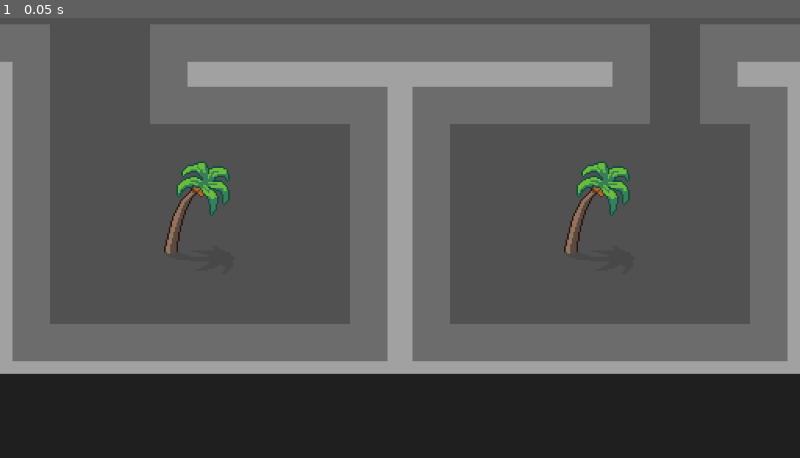
Above: before the commit, frame 1.
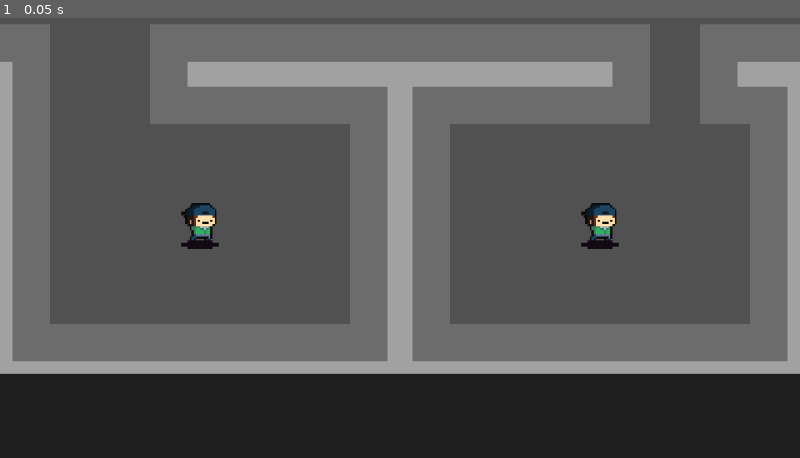
Above: after the commit, the same moment.

Repository: AlvarBer/Linked-Space
Game: Godot game, scene res://Assets/Scenes/game.tscn
Two runs of this game, one before a commit and one after it. Both use one fixed random seed, a clock stepped at 60 frames per second and the inputs below.
Inputs:
- Up to frame 1 (0.05 s): no input

The runs differ from the first frame. In frame 1, 1.8% of the frame differs, in the area x 20-79%, y 32-54%.

Commit message:
The game is not about palm trees anymore :(

Diff:
--- a/Assets/Scenes/player.tscn
+++ b/Assets/Scenes/player.tscn
@@ -1,14 +1,14 @@
 [gd_scene load_steps=4 format=2]
 
 [ext_resource path="res://Assets/Scripts/player.gd" type="Script" id=1]
-[ext_resource path="res://Assets/Graphics/PalmTree.png" type="Texture" id=2]
+[ext_resource path="res://Assets/Graphics/player.png" type="Texture" id=2]
 
 [sub_resource type="RectangleShape2D" id=1]
 
 custom_solver_bias = 0.0
-extents = Vector2( 31.4438, 32.3574 )
+extents = Vector2( 28, 28 )
 
-[node name="Player" type="Node2D"]
+[node name="Player" type="Node2D" index="0"]
 
 script = ExtResource( 1 )
 _sections_unfolded = [ "Transform" ]
@@ -17,30 +17,25 @@
 
 [node name="KinematicBody2D" type="KinematicBody2D" parent="." index="0"]
 
-position = Vector2( -3.21728, -20.3882 )
-scale = Vector2( 1.43573, 1.9411 )
+position = Vector2( -0.400033, 0.237314 )
+scale = Vector2( 0.930703, 1.1325 )
 input_pickable = false
 collision_layer = 1
 collision_mask = 1
 collision/safe_margin = 0.08
 _sections_unfolded = [ "Collision", "Pickable", "Transform", "collision" ]
 
-[node name="CollisionShape2D" type="CollisionShape2D" parent="KinematicBody2D" index="0"]
+[node name="Sprite" type="Sprite" parent="KinematicBody2D" index="0"]
 
-shape = SubResource( 1 )
-_sections_unfolded = [ "Transform" ]
-
-[node name="Sprite" type="Sprite" parent="KinematicBody2D" index="1"]
-
-position = Vector2( 2.24087, 10.5034 )
-scale = Vector2( 0.696512, 0.515171 )
+position = Vector2( 0.429823, -0.209594 )
+scale = Vector2( 1.07446, 0.882997 )
 texture = ExtResource( 2 )
 _sections_unfolded = [ "Offset" ]
 
-[node name="Camera2D" type="Camera2D" parent="KinematicBody2D" index="2"]
+[node name="Camera2D" type="Camera2D" parent="KinematicBody2D" index="1"]
 
-position = Vector2( 2.24087, 10.5034 )
-scale = Vector2( 0.696512, 0.515171 )
+position = Vector2( 0.429823, -0.209594 )
+scale = Vector2( 1.07446, 0.882997 )
 anchor_mode = 1
 rotating = false
 current = true
@@ -63,3 +58,8 @@
 editor_draw_screen = true
 editor_draw_limits = false
 editor_draw_drag_margin = false
+
+[node name="CollisionShape2D" type="CollisionShape2D" parent="KinematicBody2D" index="2"]
+
+shape = SubResource( 1 )
+_sections_unfolded = [ "Transform" ]
--- a/Assets/Scripts/player.gd
+++ b/Assets/Scripts/player.gd
@@ -20,4 +20,5 @@
 
 	var result = $KinematicBody2D.move_and_collide(movement * speed * delta)
 	if result and result.collider.has_meta("Movable"):
-		pass
+		var movable_thing = result.collider
+		# print(movable_thing.get_node("CollisionShape2D").disabled)
